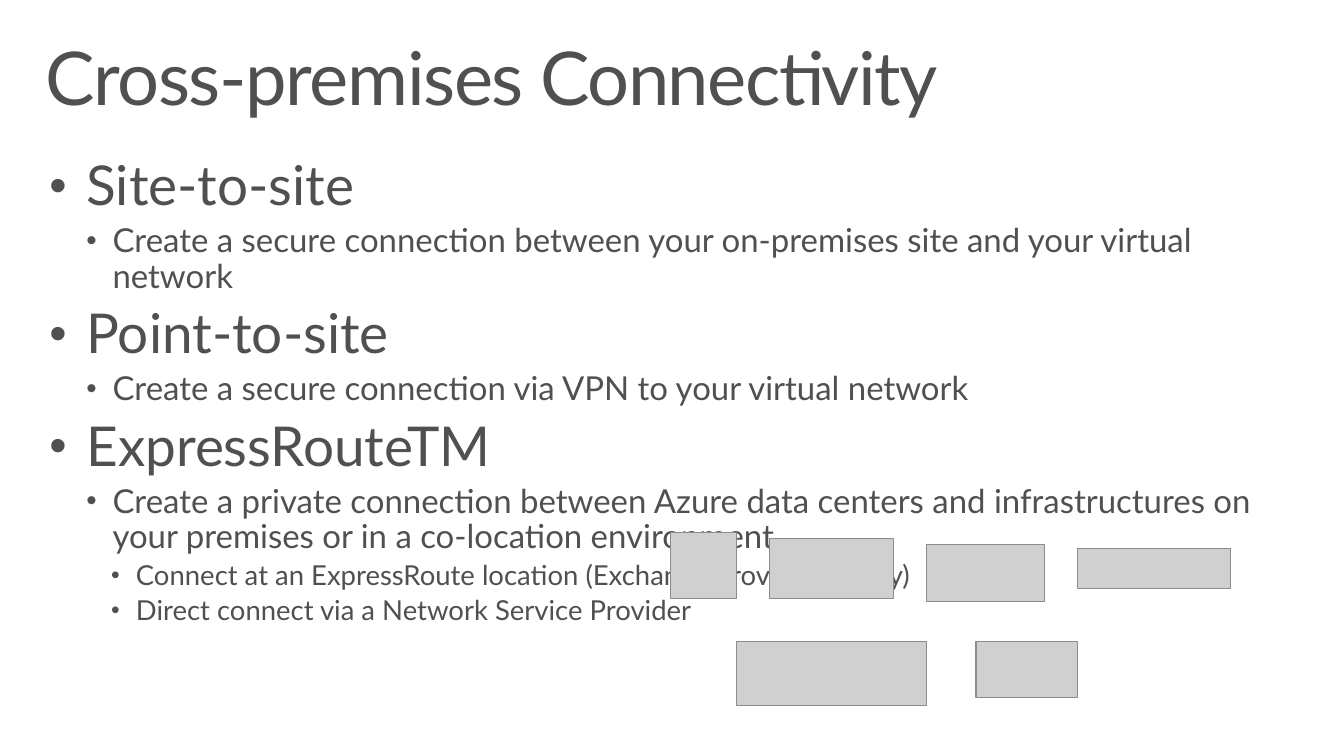
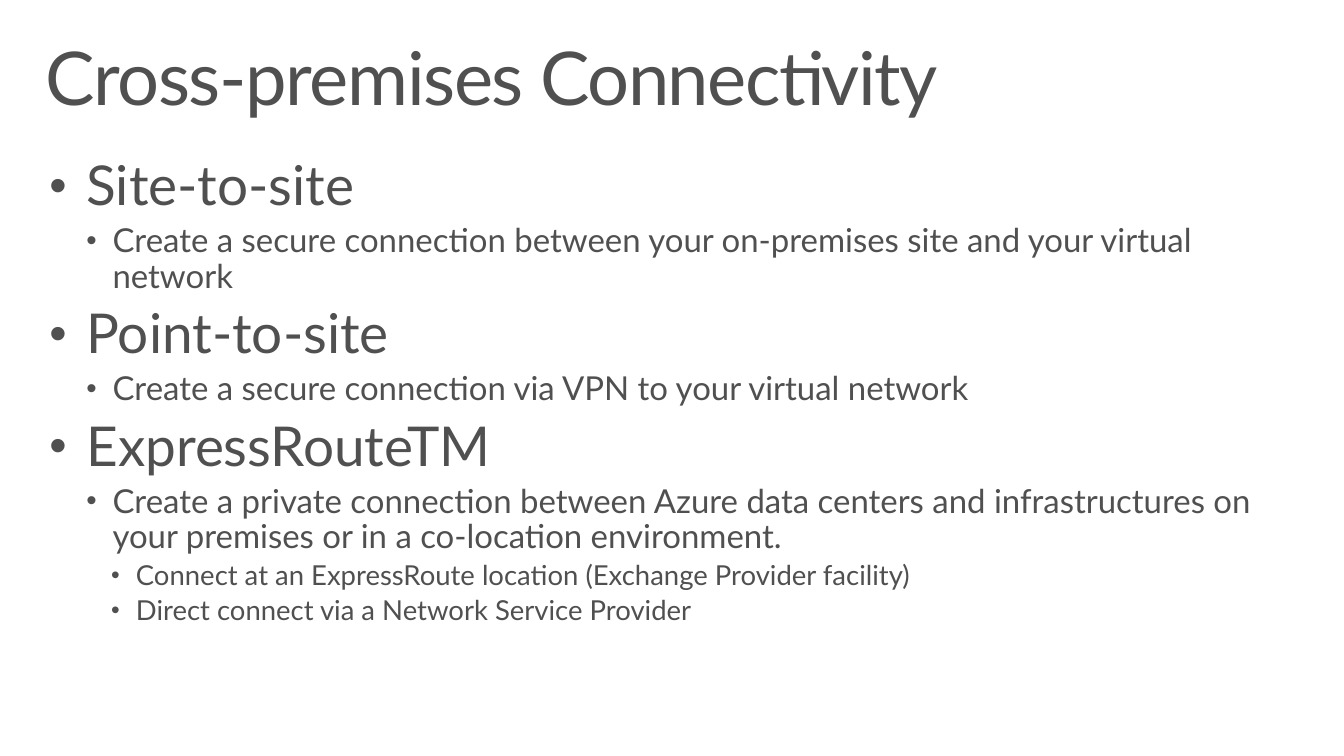
Before and after one commit to pkirch/hybridit15, a slide deck: slide 4 of Modul2/FY16Q2 Azure Hybrid (Hybrid IT 2015).pptx. Drawn at 1344x756 pixels with LibreOffice and Linux fonts; fonts in the diff are those of the drawing; grey boxes stand for pictures. Boxes give left, top, right and bottom in pixels: in the first picture for what was removed or moved away, otherwise in the second. Text is boxed around its words. In the diff, an @@ line names an element or a change of style, - is before the commit and + after.

```diff
--- a/Modul2/FY16Q2 Azure Hybrid (Hybrid IT 2015).pptx
+++ b/Modul2/FY16Q2 Azure Hybrid (Hybrid IT 2015).pptx
@@ group removed at (x1=670, y1=533, x2=1230, y2=705): 6 pictures @@
```
Also in this commit, not shown: 1 other slide changed, 1 other file.
